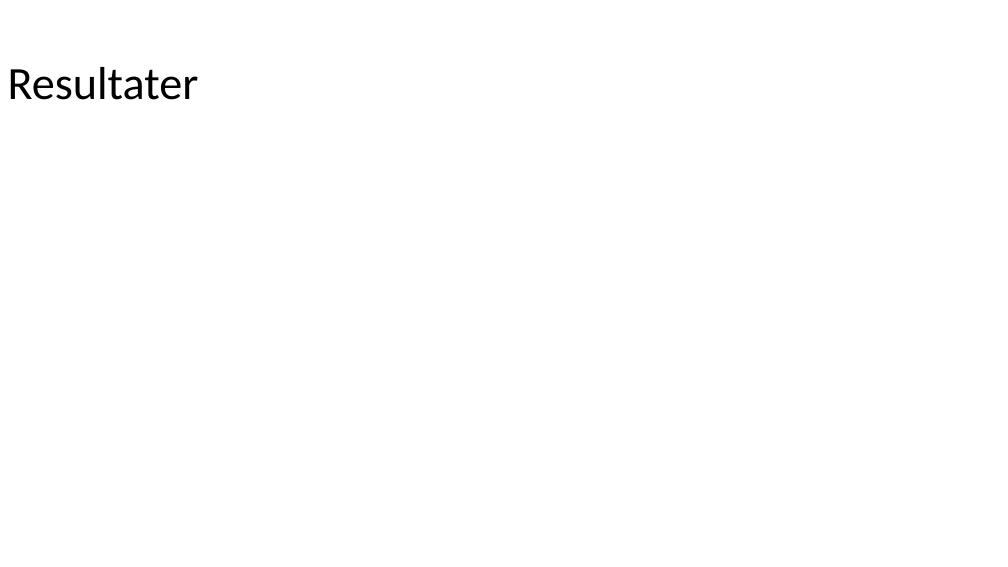
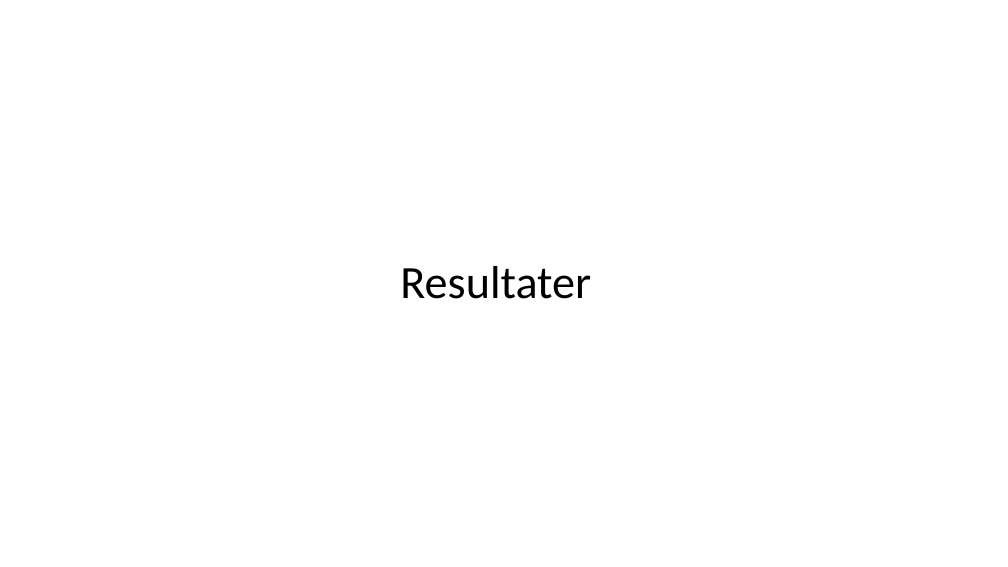
Before and after one commit to BenjaminElifLarsen/Machine_Learning_School, a slide deck: slide 11 of Case/Presentation/Presentation.pptx (slide 10 before the commit). Drawn at 1008x567 pixels with LibreOffice and Linux fonts; fonts in the diff are those of the drawing. Boxes give left, top, right and bottom in pixels: in the first picture for what was removed or moved away, otherwise in the second. Text is boxed around its words. In the diff, an @@ line names an element or a change of style, - is before the commit and + after.

```diff
--- a/Case/Presentation/Presentation.pptx
+++ b/Case/Presentation/Presentation.pptx
@@ title "Resultater" moved from (x1=8, y1=67, x2=199, y2=100) to (x1=400, y1=266, x2=591, y2=299) @@
@@ title "Resultater" at (x1=400, y1=266, x2=591, y2=299): alignment left to centre @@
```
Also in this commit, not shown: 7 other slides changed, 2 slides added, 2 other files.
